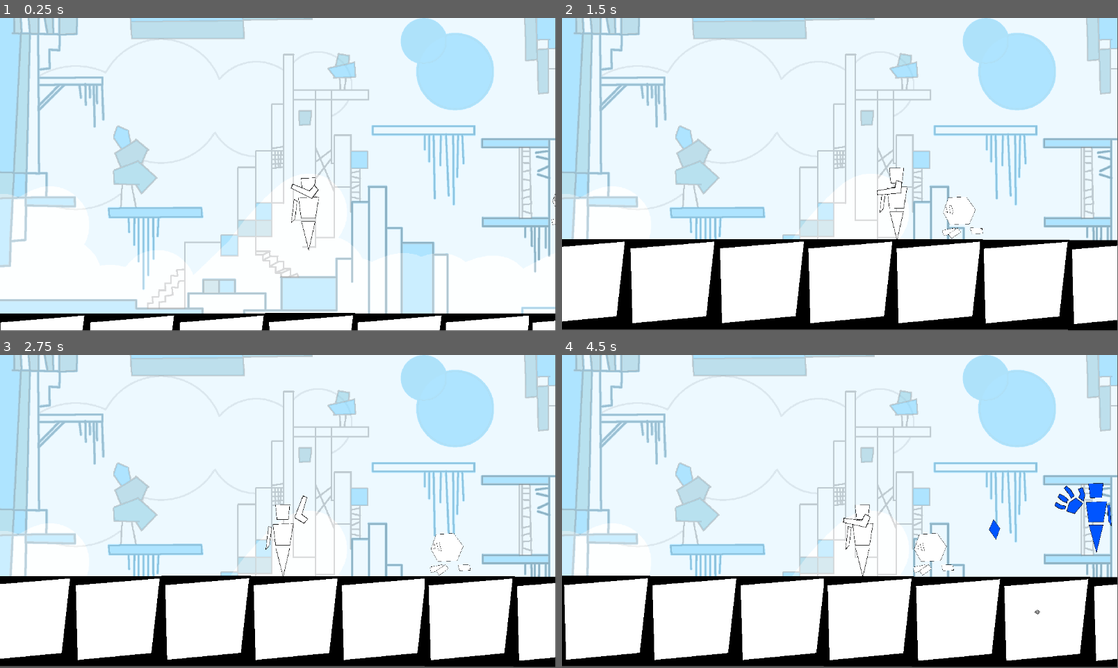
Above: before the commit, frames 1-4 (two rows, left to right).
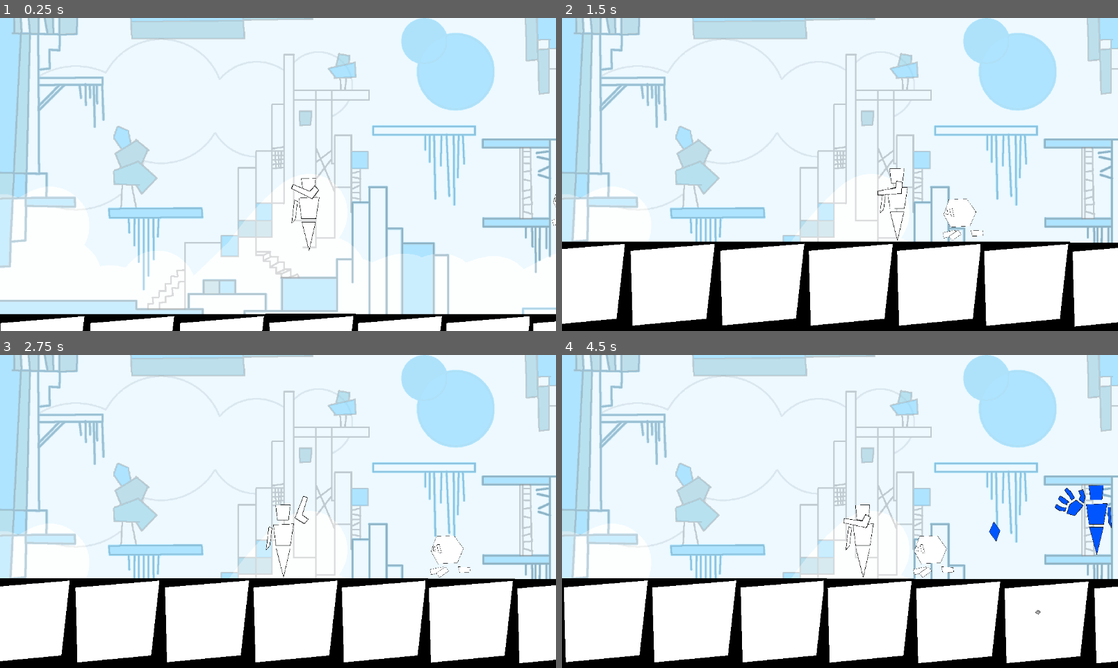
Above: after the commit, the same moments.

Repository: BrianTruong23/mirror_divide
Game: Godot game, scene res://game.tscn
The game is run twice, just before and just after one commit, with the same random seed, the same clock (stepped at 60 frames per second) and the same inputs.
Inputs (mouse positions are in pixels of both pictures, inside the frame that each line leads up to):
- Up to frame 1 (0.25 s): no input
- Up to frame 2 (1.5 s): tap Enter (ui_accept) at 0.5, 0.77 s; move the mouse to (962, 158) at 0.52 s; hold Down (player_down_2) 0.53-1.28 s; hold D (player_right) from 0.53 s (still down); move the mouse to (728, 190) at 1.27 s; right-click (728, 190) at 1.35 s
- Up to frame 3 (2.75 s): tap Enter (ui_accept) at 1.52 s; move the mouse to (333, 442) at 2.02 s; release D (player_right) at 2.03 s; hold A (player_left) from 2.03 s (still down); hold Left (player_left_2) from 2.03 s (still down)
- Up to frame 4 (4.5 s): move the mouse to (812, 574) at 2.77 s; release A (player_left) at 2.78 s; release Left (player_left_2) at 2.78 s; hold D (player_right) 2.78-4.28 s; tap Right (player_right_2) at 2.85 s; tap Enter (ui_accept) at 3.02, 3.77 s; move the mouse to (1006, 558) at 3.52 s; click (1006, 558) at 3.6 s; move the mouse to (673, 464) at 4.27 s; hold A (player_left) from 4.28 s (still down); tap Up (player_up_2) at 4.35 s
In our replay, the window is 799x449 before the commit and 800x450 after it. These sizes can differ from the game's own. Grey fills any space a smaller window leaves; there, only what the larger window draws over its background counts as a difference.

The runs differ from the first frame. In frame 1, 4.1% of the frame differs, in the area x 0-100%, y 0-100%; in frame 2, 5.6%; in frame 3, 5.5%; in frame 4, 5.9%.

Commit message:
level1 made breakable boxes and fixed platforms

Diff:
--- a/mirror_divide_game/Bullet.gd
+++ b/mirror_divide_game/Bullet.gd
@@ -3,5 +3,16 @@
 @export var speed: float = 500.0
 var bullet_direction = Vector2.ZERO
 
+func _ready():
+	add_to_group("projectiles")
+
 func _process(delta: float) -> void:
-	position += bullet_direction * speed * delta  # Move in correct directiona
+	position += bullet_direction * speed * delta
+
+func _on_area_entered(area):
+	pass  # Not needed for RigidBody2D detection
+
+func _on_body_entered(body):
+	if body.is_in_group("breakable"):  # Check if it's a breakable box
+		body.call("break_box")  # Call the box's break function
+		queue_free()  # Remove the bullet after hitting
--- a/mirror_divide_game/Bullet.tscn
+++ b/mirror_divide_game/Bullet.tscn
@@ -16,3 +16,5 @@
 
 [node name="CollisionShape2D" type="CollisionShape2D" parent="."]
 shape = SubResource("CircleShape2D_a4ote")
+
+[connection signal="body_entered" from="." to="." method="_on_body_entered"]
--- a/mirror_divide_game/Player.tscn
+++ b/mirror_divide_game/Player.tscn
@@ -23,8 +23,9 @@
 "speed": 5.0
 }]
 
-[sub_resource type="RectangleShape2D" id="RectangleShape2D_eerp1"]
-size = Vector2(27, 69)
+[sub_resource type="CapsuleShape2D" id="CapsuleShape2D_ewq8j"]
+radius = 9.74953
+height = 71.4299
 
 [node name="Player" type="CharacterBody2D"]
 script = ExtResource("1_i21aj")
@@ -36,9 +37,9 @@
 animation = &"run"
 
 [node name="CollisionShape2D" type="CollisionShape2D" parent="."]
-position = Vector2(25.5, 27.5)
+position = Vector2(29, 28)
 scale = Vector2(1.02569, 0.951982)
-shape = SubResource("RectangleShape2D_eerp1")
+shape = SubResource("CapsuleShape2D_ewq8j")
 
 [node name="Gun" parent="." instance=ExtResource("3_mpc6w")]
 position = Vector2(35, 14)
--- /dev/null
+++ b/mirror_divide_game/breakablebox.gd
@@ -0,0 +1,9 @@
+extends RigidBody2D
+
+@export var health = 1
+
+func _ready():
+	add_to_group("breakable")  # Add box to "breakable" group
+
+func break_box():
+	queue_free()  # Break the box
--- /dev/null
+++ b/mirror_divide_game/breakablebox.tscn
@@ -0,0 +1,20 @@
+[gd_scene load_steps=4 format=3 uid="uid://bfybyncq0lihu"]
+
+[ext_resource type="Script" path="res://breakablebox.gd" id="1_7qdbn"]
+[ext_resource type="Texture2D" uid="uid://pro7mk8qh63c" path="res://assetss/platform_default.png" id="1_nx4m0"]
+
+[sub_resource type="RectangleShape2D" id="RectangleShape2D_rhc6b"]
+size = Vector2(48, 48)
+
+[node name="RigidBody2D" type="RigidBody2D"]
+script = ExtResource("1_7qdbn")
+
+[node name="CollisionShape2D" type="CollisionShape2D" parent="."]
+shape = SubResource("RectangleShape2D_rhc6b")
+
+[node name="Sprite2D" type="Sprite2D" parent="."]
+position = Vector2(-1.19209e-06, 1.19209e-06)
+scale = Vector2(0.0375, 0.0375)
+texture = ExtResource("1_nx4m0")
+
+[connection signal="body_shape_entered" from="." to="." method="_on_body_shape_entered"]
--- a/mirror_divide_game/gun.tscn
+++ b/mirror_divide_game/gun.tscn
@@ -1,10 +1,13 @@
-[gd_scene load_steps=4 format=3 uid="uid://c04dathkllkwg"]
+[gd_scene load_steps=5 format=3 uid="uid://c04dathkllkwg"]
 
 [ext_resource type="Script" path="res://gun.gd" id="1_w5r78"]
 [ext_resource type="Texture2D" uid="uid://dqnlif5mcs3qj" path="res://assetss/gun_default.png" id="1_y3f08"]
 
+[sub_resource type="RectangleShape2D" id="RectangleShape2D_1p4qh"]
+size = Vector2(4.875, 5.625)
+
 [sub_resource type="RectangleShape2D" id="RectangleShape2D_hsemv"]
-size = Vector2(23.9062, 19)
+size = Vector2(17, 5)
 
 [node name="Area2D" type="Area2D"]
 script = ExtResource("1_w5r78")
@@ -14,6 +17,10 @@
 scale = Vector2(0.0759472, 0.054392)
 texture = ExtResource("1_y3f08")
 
+[node name="CollisionShape2D2" type="CollisionShape2D" parent="."]
+position = Vector2(6.5625, 3.1875)
+shape = SubResource("RectangleShape2D_1p4qh")
+
 [node name="CollisionShape2D" type="CollisionShape2D" parent="."]
-position = Vector2(11.6414, 0.589716)
+position = Vector2(12.5, -1.5)
 shape = SubResource("RectangleShape2D_hsemv")
--- a/mirror_divide_game/level_1.tscn
+++ b/mirror_divide_game/level_1.tscn
@@ -10,9 +10,13 @@
 [ext_resource type="PackedScene" uid="uid://cr0fd3esxoj37" path="res://Enemy.tscn" id="6_yehuy"]
 [ext_resource type="AudioStream" uid="uid://devabrng6t8h8" path="res://assets/zz_bgm.mp3" id="7_olmve"]
 [ext_resource type="Texture2D" uid="uid://b1s0mvek3nqnp" path="res://assetss/platform_black.png" id="7_r0i6j"]
+[ext_resource type="PackedScene" uid="uid://bfybyncq0lihu" path="res://breakablebox.tscn" id="11_bk4ok"]
 
-[sub_resource type="WorldBoundaryShape2D" id="WorldBoundaryShape2D_0s0eq"]
-distance = -323.0
+[sub_resource type="RectangleShape2D" id="RectangleShape2D_ajypx"]
+size = Vector2(5618.5, 215)
+
+[sub_resource type="RectangleShape2D" id="RectangleShape2D_148uk"]
+size = Vector2(624, 193)
 
 [node name="Game" type="Node2D"]
 position = Vector2(-1, 0)
@@ -30,81 +34,16 @@
 [node name="StaticBody2D" type="StaticBody2D" parent="."]
 
 [node name="CollisionShape2D" type="CollisionShape2D" parent="StaticBody2D"]
-position = Vector2(-335, 136)
-shape = SubResource("WorldBoundaryShape2D_0s0eq")
+position = Vector2(486.5, 576)
+shape = SubResource("RectangleShape2D_ajypx")
 
 [node name="Player1" parent="." instance=ExtResource("2_k3d46")]
-position = Vector2(-2295, 296)
+position = Vector2(-2271, 296)
 scale = Vector2(2.20357, 2.20357)
 
 [node name="Enemy" parent="." instance=ExtResource("6_yehuy")]
 position = Vector2(625, 211)
 scale = Vector2(1.83759, 1.83759)
-
-[node name="PlatformBlack" type="Sprite2D" parent="."]
-position = Vector2(92.625, 551.625)
-scale = Vector2(0.145898, 0.145898)
-texture = ExtResource("7_r0i6j")
-
-[node name="PlatformBlack2" type="Sprite2D" parent="."]
-position = Vector2(276, 552)
-scale = Vector2(0.145898, 0.145898)
-texture = ExtResource("7_r0i6j")
-
-[node name="PlatformBlack3" type="Sprite2D" parent="."]
-position = Vector2(459, 552)
-scale = Vector2(0.145898, 0.145898)
-texture = ExtResource("7_r0i6j")
-
-[node name="PlatformBlack4" type="Sprite2D" parent="."]
-position = Vector2(639.375, 552.375)
-scale = Vector2(0.145898, 0.145898)
-texture = ExtResource("7_r0i6j")
-
-[node name="PlatformBlack5" type="Sprite2D" parent="."]
-position = Vector2(822.75, 553.75)
-scale = Vector2(0.145898, 0.145898)
-texture = ExtResource("7_r0i6j")
-
-[node name="PlatformBlack6" type="Sprite2D" parent="."]
-position = Vector2(1005.75, 553.75)
-scale = Vector2(0.145898, 0.145898)
-texture = ExtResource("7_r0i6j")
-
-[node name="PlatformBlack7" type="Sprite2D" parent="."]
-position = Vector2(1192, 554)
-scale = Vector2(0.145898, 0.145898)
-texture = ExtResource("7_r0i6j")
-
-[node name="PlatformBlack8" type="Sprite2D" parent="."]
-position = Vector2(1378, 554)
-scale = Vector2(0.145898, 0.145898)
-texture = ExtResource("7_r0i6j")
-
-[node name="PlatformBlack9" type="Sprite2D" parent="."]
-position = Vector2(1564, 554)
-scale = Vector2(0.145898, 0.145898)
-texture = ExtResource("7_r0i6j")
-
-[node name="PlatformBlack10" type="Sprite2D" parent="."]
-position = Vector2(-93, 552)
-scale = Vector2(0.145898, 0.145898)
-texture = ExtResource("7_r0i6j")
-
-[node name="PlatformBlack11" type="Sprite2D" parent="."]
-position = Vector2(-279, 552)
-scale = Vector2(0.145898, 0.145898)
-texture = ExtResource("7_r0i6j")
-
-[node name="PlatformBlack12" type="Sprite2D" parent="."]
-position = Vector2(-465, 552)
-scale = Vector2(0.145898, 0.145898)
-texture = ExtResource("7_r0i6j")
-
-[node name="PlatformBlack13" type="Sprite2D" parent="."]
-position = Vector2(-651, 552)
-scale = Vector2(0.145898, 0.145898)
-texture = ExtResource("7_r0i6j")
 
 [node name="Camera2D" type="Camera2D" parent="." node_paths=PackedStringArray("player1", "player2")]
 script = ExtResource("6_mdbbr")
@@ -126,12 +65,45 @@
 stream = ExtResource("7_olmve")
 parameters/looping = true
 
-[node name="PlatformBlack14" type="Sprite2D" parent="."]
-position = Vector2(-839, 552)
-scale = Vector2(0.145898, 0.145898)
+[node name="PlatformBlack15" type="Sprite2D" parent="."]
+position = Vector2(489, 553.313)
+scale = Vector2(4.3875, 0.147949)
 texture = ExtResource("7_r0i6j")
 
-[node name="PlatformBlack15" type="Sprite2D" parent="."]
-position = Vector2(1061, 553.313)
-scale = Vector2(5.28125, 0.147949)
+[node name="RigidBody2D" parent="." instance=ExtResource("11_bk4ok")]
+position = Vector2(-1871, 440)
+
+[node name="RigidBody2D2" parent="." instance=ExtResource("11_bk4ok")]
+position = Vector2(-1871, 392)
+
+[node name="RigidBody2D3" parent="." instance=ExtResource("11_bk4ok")]
+position = Vector2(-1871, 346)
+
+[node name="RigidBody2D4" parent="." instance=ExtResource("11_bk4ok")]
+position = Vector2(-1871, 299)
+
+[node name="RigidBody2D5" parent="." instance=ExtResource("11_bk4ok")]
+position = Vector2(-1871, 253)
+
+[node name="RigidBody2D6" parent="." instance=ExtResource("11_bk4ok")]
+position = Vector2(-1871, 205)
+
+[node name="TileMap" type="TileMap" parent="."]
+format = 2
+
+[node name="PlatformBlack16" type="Sprite2D" parent="."]
+position = Vector2(4220, 552)
+scale = Vector2(0.4875, 0.147949)
 texture = ExtResource("7_r0i6j")
+
+[node name="StaticBody2D2" type="StaticBody2D" parent="."]
+
+[node name="CollisionShape2D" type="CollisionShape2D" parent="StaticBody2D2"]
+position = Vector2(4217, 551.5)
+shape = SubResource("RectangleShape2D_148uk")
+
+[node name="RigidBody2D7" parent="." instance=ExtResource("11_bk4ok")]
+position = Vector2(3057, 434)
+
+[node name="RigidBody2D8" parent="." instance=ExtResource("11_bk4ok")]
+position = Vector2(3057, 384)
--- a/mirror_divide_game/project.godot
+++ b/mirror_divide_game/project.godot
@@ -14,6 +14,10 @@
 run/main_scene="res://game.tscn"
 config/features=PackedStringArray("4.3", "Forward Plus")
 config/icon="res://icon.svg"
+
+[display]
+
+window/stretch/mode="viewport"
 
 [input]
 
Not shown: 1 places in mirror_divide_game/level_1.tscn that only renumber resources
